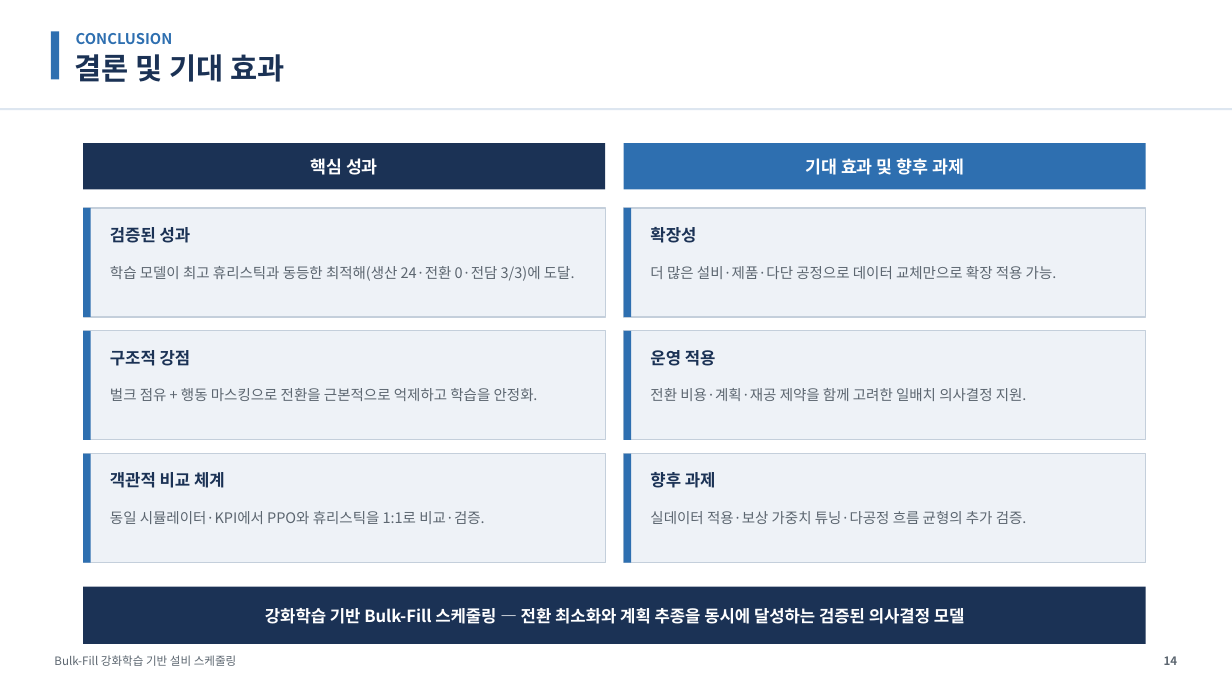
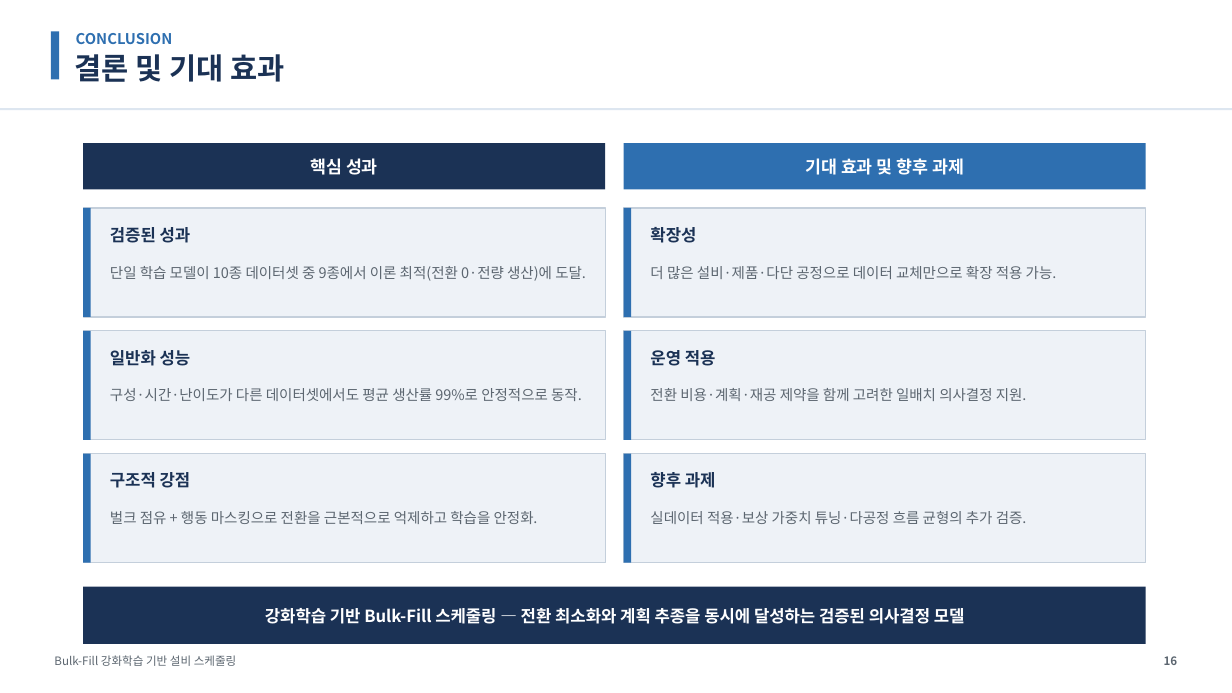
Before and after one commit to relighting123/pjt_scheduling, a slide deck: slide 16 of docs/BulkFill_스케줄링_발표자료.pptx (slide 14 before the commit). Drawn at 1232x693 pixels with LibreOffice and Linux fonts; fonts in the diff are those of the drawing. Boxes give left, top, right and bottom in pixels: in the first picture for what was removed or moved away, otherwise in the second. Text is boxed around its words. In the diff, an @@ line names an element or a change of style, - is before the commit and + after.

```diff
--- a/docs/BulkFill_스케줄링_발표자료.pptx
+++ b/docs/BulkFill_스케줄링_발표자료.pptx
@@ text at [110,266,586,281]: text changed @@
-학습 모델이 최고 휴리스틱과 동등한 최적해(생산 24·전환 0·전담 3/3)에 도달.
+단일 학습 모델이 10종 데이터셋 중 9종에서 이론 최적(전환 0·전량 생산)에 도달.
@@ text at [110,350,191,366]: text changed @@
-구조적 강점
+일반화 성능
@@ text at [110,388,582,401]: text changed @@
-벌크 점유 + 행동 마스킹으로 전환을 근본적으로 억제하고 학습을 안정화.
+구성·시간·난이도가 다른 데이터셋에서도 평균 생산률 99%로 안정적으로 동작.
@@ text at [110,472,191,488]: text changed @@
-객관적 비교 체계
+구조적 강점
@@ text at [110,511,538,524]: text changed @@
-동일 시뮬레이터·KPI에서 PPO와 휴리스틱을 1:1로 비교·검증.
+벌크 점유 + 행동 마스킹으로 전환을 근본적으로 억제하고 학습을 안정화.
@@ text at [1164,656,1178,665]: text changed @@
-14
+16
```
Also in this commit, not shown: 2 slides added, 4 other files.
